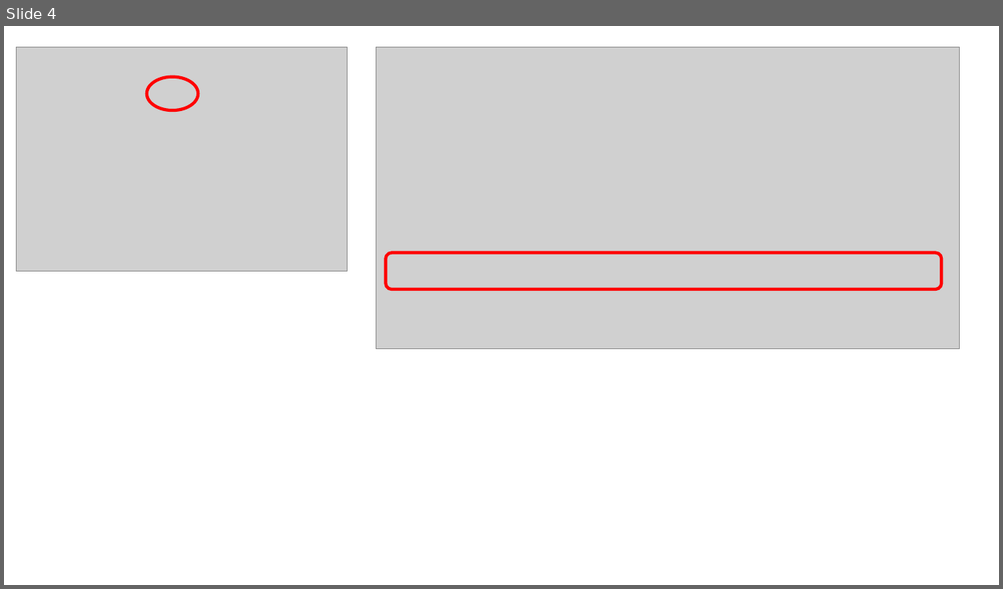
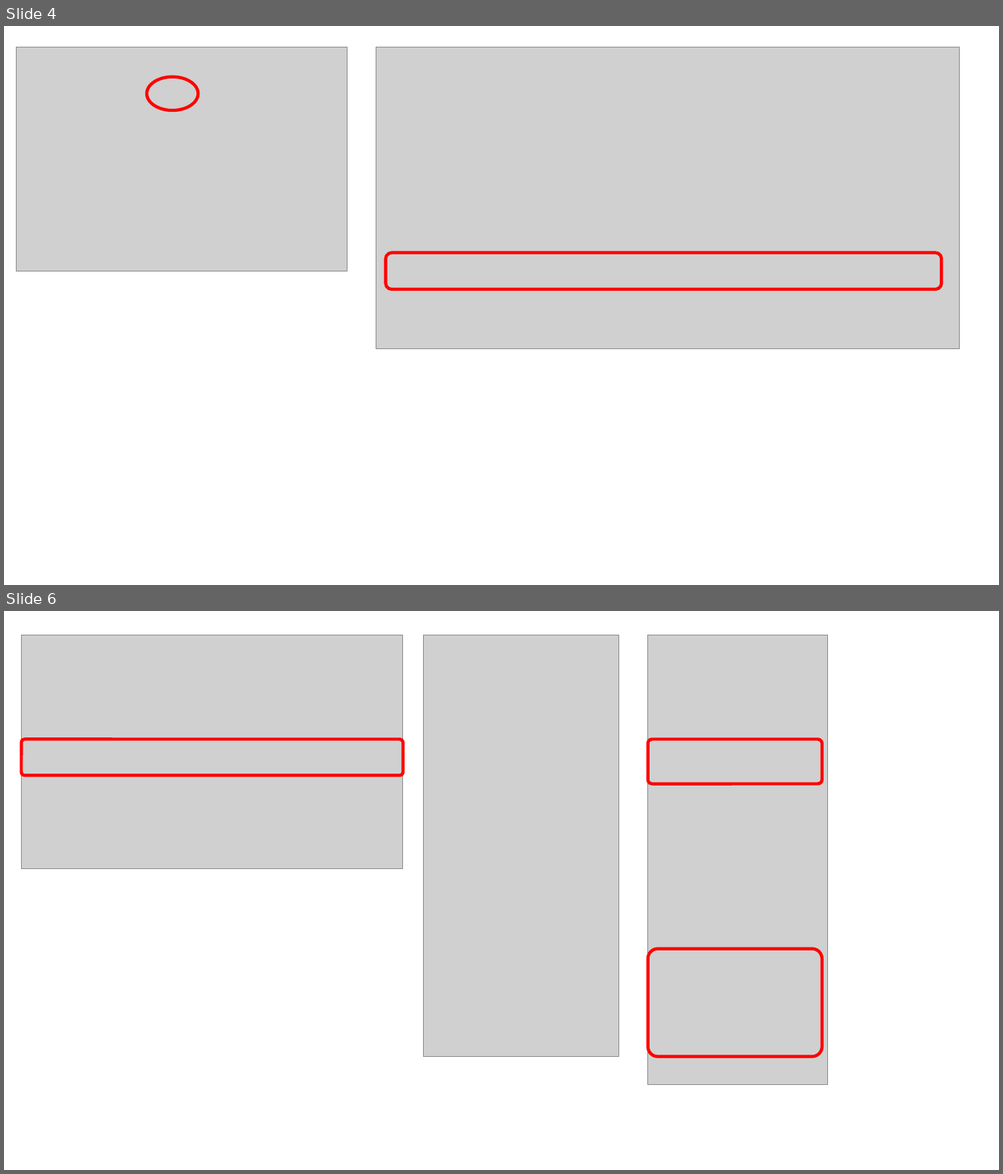
Before and after one commit to ayuina/azure-getstart, a slide deck: document/01_develop_webdb_on_iaas/図版.pptx. Shown one above the other, each under a label of ours: slide 4 before the commit, slides 4 and 6 after it; the slides between them are not shown. The pictures are 1003x589 and 1003x1174 pixels, drawn with LibreOffice and Linux fonts; fonts in the diff are those of the drawing; grey boxes stand for pictures. Boxes give left, top, right and bottom in pixels: in the first picture for what was removed or moved away, otherwise in the second. Text is boxed around its words. In the diff, an @@ line names an element or a change of style, - is before the commit and + after.

```diff
--- a/document/01_develop_webdb_on_iaas/図版.pptx
+++ b/document/01_develop_webdb_on_iaas/図版.pptx
@@ slide 6 added at [4, 611, 999, 1170], background #FFFFFF @@
@@ picture added at [21, 635, 402, 869] @@
@@ picture added at [424, 635, 619, 1056] @@
@@ picture added at [648, 635, 828, 1085] @@
@@ rounded rectangle added at [21, 739, 402, 775], outline #FF0000 3 pt @@
@@ rounded rectangle added at [648, 739, 822, 784], outline #FF0000 3 pt @@
@@ rounded rectangle added at [648, 949, 822, 1057], outline #FF0000 3 pt @@
```
Also in this commit, not shown: 1 slide changed, 2 other files.
